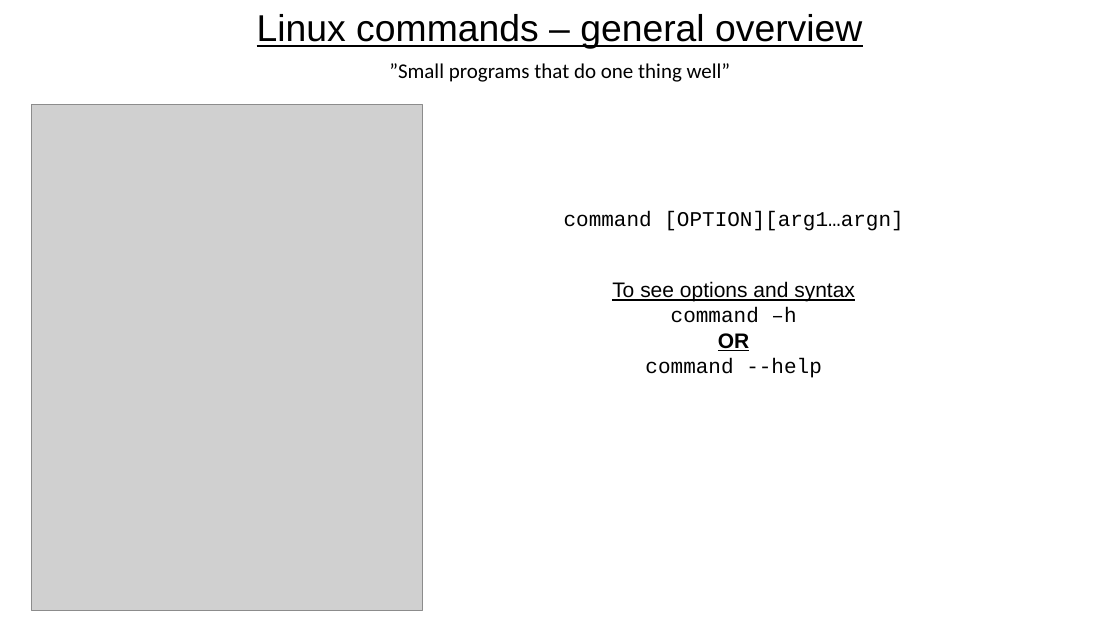
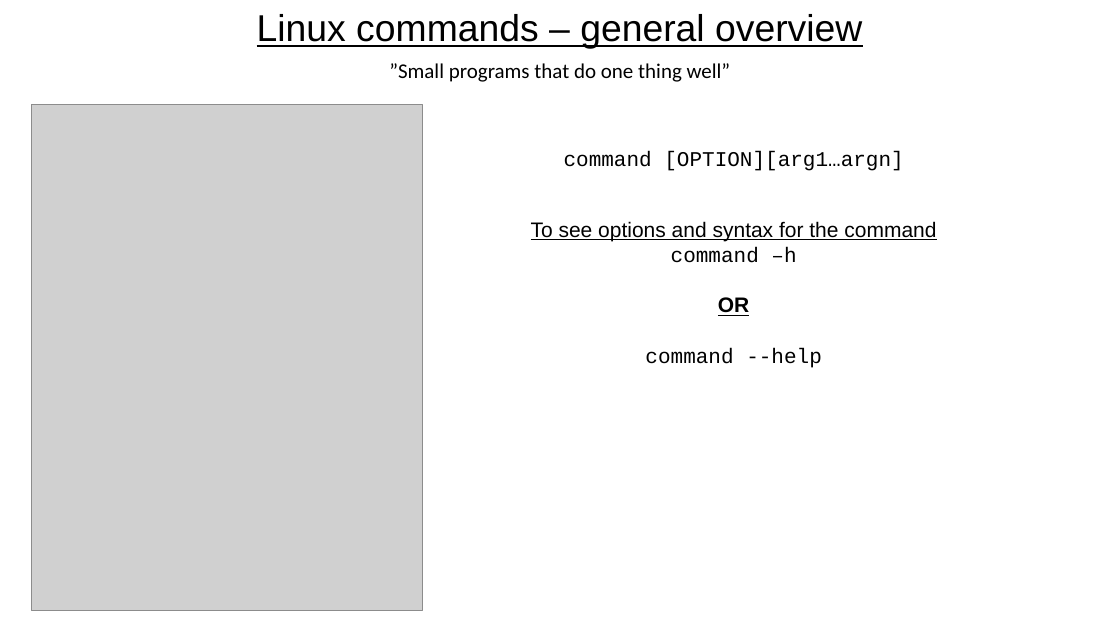
Before and after one commit to FrederickClasen/KCL_MSc_2023, a slide deck: slide 25 of Introduction_to_Linux/M2-Introduction-to-linux.pptx. Drawn at 1120x630 pixels with LibreOffice and Linux fonts; fonts in the diff are those of the drawing; grey boxes stand for pictures. Boxes give left, top, right and bottom in pixels: in the first picture for what was removed or moved away, otherwise in the second. Text is boxed around its words. In the diff, an @@ line names an element or a change of style, - is before the commit and + after.

```diff
--- a/Introduction_to_Linux/M2-Introduction-to-linux.pptx
+++ b/Introduction_to_Linux/M2-Introduction-to-linux.pptx
@@ text "command [OPTION][arg1…argn]" moved from (x1=564, y1=212, x2=903, y2=231) to (x1=564, y1=151, x2=903, y2=171) @@
@@ text "To see options and syntax ..." moved from (x1=612, y1=281, x2=855, y2=378) to (x1=531, y1=221, x2=936, y2=368) @@
@@ text at (x1=531, y1=221, x2=936, y2=241): text changed @@
-To see options and syntax
+To see options and syntax for the command
```
Also in this commit, not shown: 6 other slides changed, 2 slides added.
